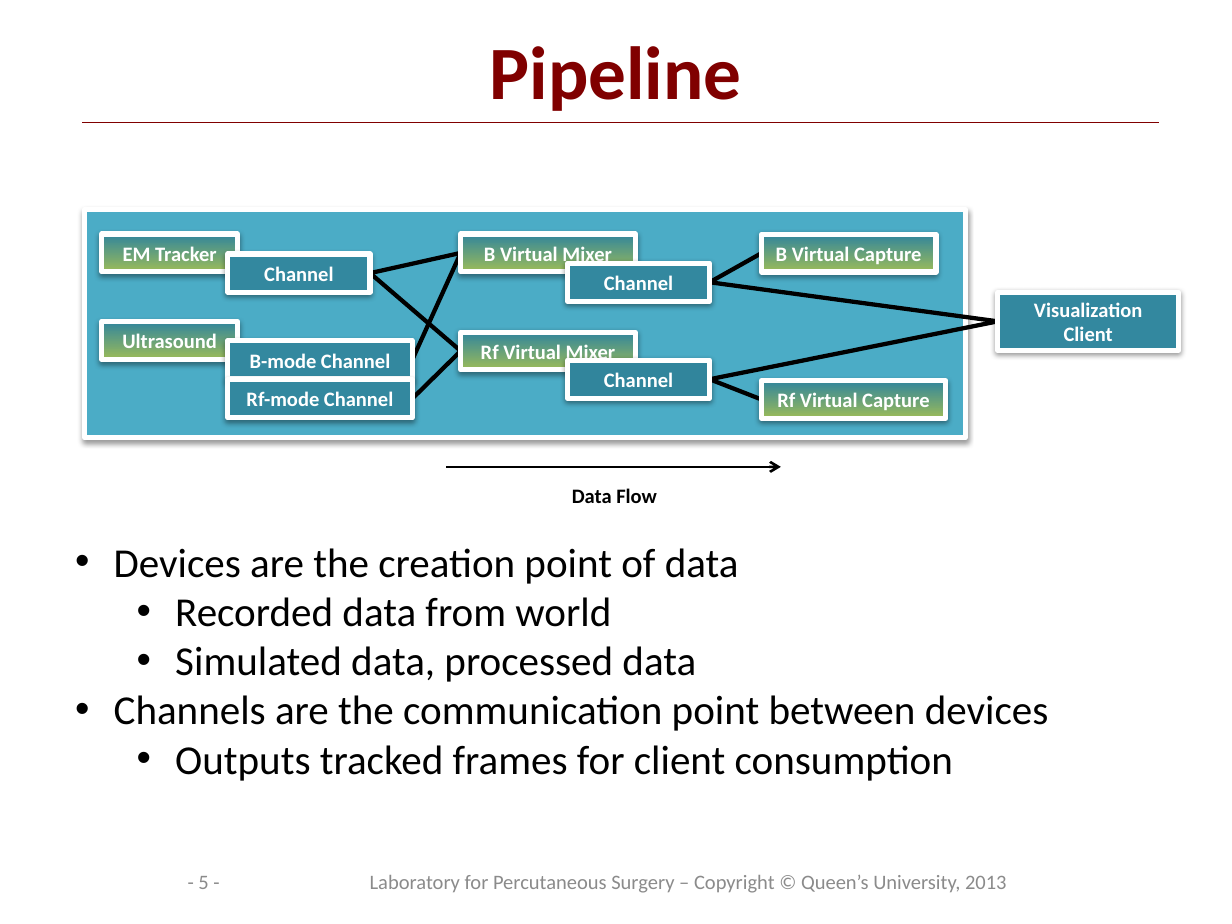
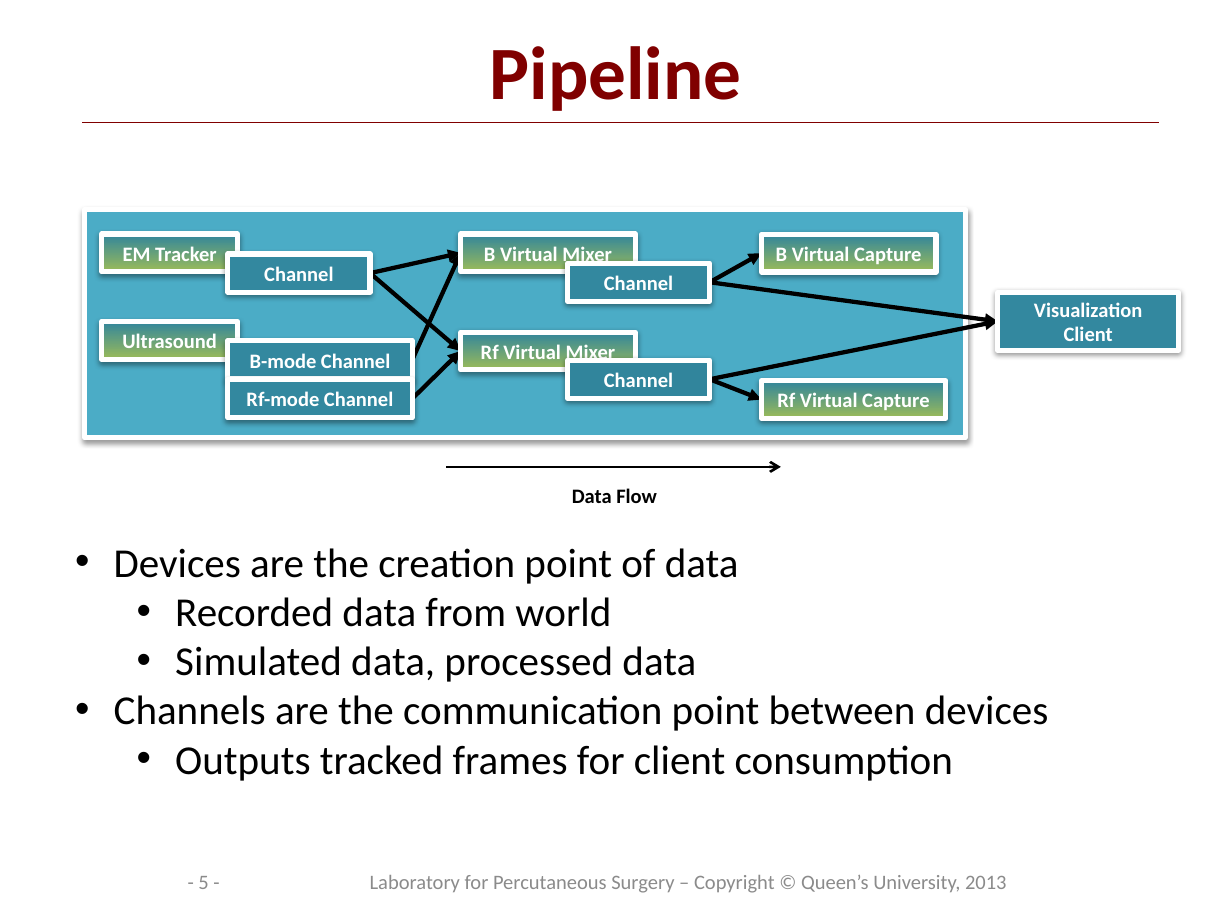
Before and after one commit to thewtex/Plus, a slide deck: slide 5 of doc/overview/PlusArchitectureOverview.pptx. Drawn at 1232x924 pixels with LibreOffice and Linux fonts; fonts in the diff are those of the drawing; background and template pictures are left out. Boxes give left, top, right and bottom in pixels: in the first picture for what was removed or moved away, otherwise in the second. Text is boxed around its words. In the diff, an @@ line names an element or a change of style, - is before the commit and + after.

```diff
--- a/doc/overview/PlusArchitectureOverview.pptx
+++ b/doc/overview/PlusArchitectureOverview.pptx
@@ line (461, 253) - (370, 274): line to arrow @@
@@ line (461, 253) - (413, 360): line to arrow @@
@@ line (710, 282) - (761, 253): line to arrow @@
@@ line (461, 351) - (370, 274): line to arrow @@
@@ line (998, 322) - (710, 282): line to arrow @@
@@ line (998, 322) - (710, 379): line to arrow @@
@@ line (461, 351) - (413, 399): line to arrow @@
@@ line (761, 399) - (710, 379): line to arrow @@
```
Also in this commit, not shown: 3 other slides changed, 1 slide removed.
